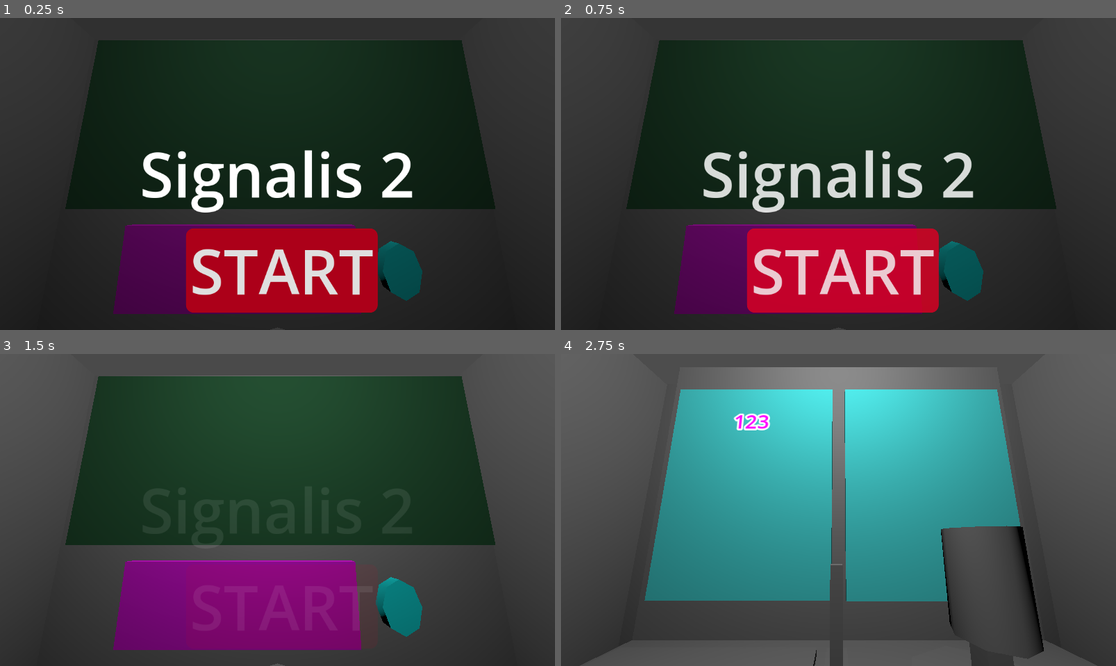
Above: before the commit, frames 1-4 (two rows, left to right).
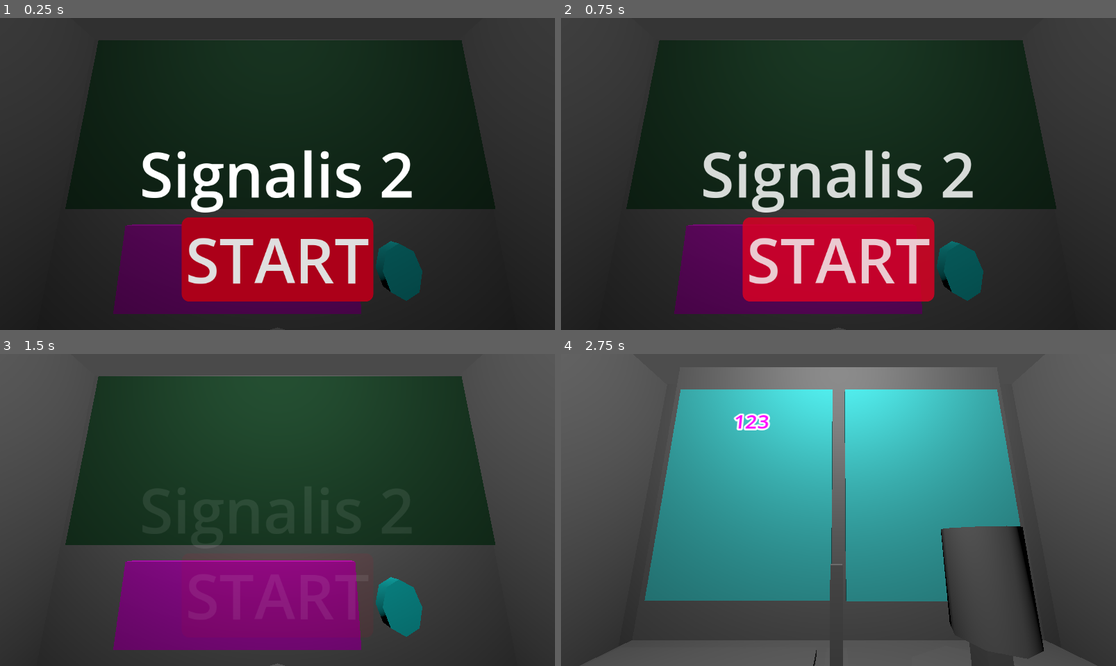
Above: after the commit, the same moments.

Repository: YamatoDev/L-Week-Project-2025
Game: Godot game, scene res://room.tscn
Two runs of this game, one before a commit and one after it. Both use one fixed random seed, a clock stepped at 60 frames per second and the inputs below.
Inputs (mouse positions are in pixels of both pictures, inside the frame that each line leads up to):
- Up to frame 1 (0.25 s): no input
- Up to frame 2 (0.75 s): click "START" at 0.5 s
- Up to frame 3 (1.5 s): click "START" at 1.25 s
- Up to frame 4 (2.75 s): tap Enter at 2 s; move the mouse to (960, 494) at 2.02 s; hold Tab (change_cam) from 2.03 s (still down); click (960, 494) at 2.17 s

The runs differ from the first frame. In frame 1, 6.2% of the frame differs, in the area x 25-75%, y 42-95%; in frame 2, 6.1%; in frame 3, less than 0.1%; in frame 4, nothing differs.

Commit message:
Slight fix for the Menu UI
This fix is temporary. Adds scaling to fix resolution issues.

Diff:
--- a/menu_screen.tscn
+++ b/menu_screen.tscn
@@ -79,47 +79,51 @@
 [node name="black_bg" type="ColorRect" parent="."]
 self_modulate = Color(1, 1, 1, 0.368627)
 layout_mode = 1
-anchors_preset = 8
-anchor_left = 0.5
-anchor_top = 0.5
-anchor_right = 0.5
-anchor_bottom = 0.5
-offset_left = -587.0
-offset_top = -332.0
-offset_right = -547.0
-offset_bottom = -292.0
+anchors_preset = 15
+anchor_right = 1.0
+anchor_bottom = 1.0
 grow_horizontal = 2
 grow_vertical = 2
 scale = Vector2(29.3889, 16.7101)
 color = Color(0, 0, 0, 1)
+metadata/_edit_use_anchors_ = true
 
 [node name="title" type="Label" parent="."]
 layout_mode = 1
-anchors_preset = -1
-anchor_left = 0.251736
-anchor_top = 0.364969
-anchor_right = 0.747082
-anchor_bottom = 0.635031
-offset_right = 1.36194
+anchors_preset = 15
+anchor_right = 1.0
+anchor_bottom = 1.0
 grow_horizontal = 2
 grow_vertical = 2
 scale = Vector2(0.997619, 1)
 theme_override_font_sizes/font_size = 128
 text = "Signalis 2"
+horizontal_alignment = 1
+vertical_alignment = 1
 metadata/_edit_use_anchors_ = true
 
 [node name="Button" type="Button" parent="."]
-layout_mode = 0
-offset_left = 394.0
-offset_top = 437.0
-offset_right = 776.0
-offset_bottom = 612.0
+layout_mode = 1
+anchors_preset = -1
+anchor_left = 0.5
+anchor_top = 0.639
+anchor_right = 0.5
+anchor_bottom = 0.639
+offset_left = -191.0
+offset_top = -0.072052
+offset_right = 191.0
+offset_bottom = 174.928
+grow_horizontal = 2
+grow_vertical = 0
+size_flags_horizontal = 4
+size_flags_vertical = 8
 theme_override_font_sizes/font_size = 128
 theme_override_styles/focus = SubResource("StyleBoxEmpty_tuusc")
 theme_override_styles/hover = SubResource("StyleBoxFlat_ylmtb")
 theme_override_styles/pressed = SubResource("StyleBoxFlat_tuusc")
 theme_override_styles/normal = SubResource("StyleBoxFlat_iefc8")
 text = "START"
+metadata/_edit_use_anchors_ = true
 
 [node name="fade_to_black" type="AnimationPlayer" parent="."]
 libraries = {
--- a/room.tscn
+++ b/room.tscn
@@ -24,7 +24,7 @@
 albedo_color = Color(0.32549, 1, 1, 1)
 
 [node name="room" type="Node3D"]
-process_mode = 1
+process_mode = 3
 
 [node name="Camera3D" type="Camera3D" parent="."]
 transform = Transform3D(-4.37114e-08, -0.165048, -0.986286, 0, 0.986286, -0.165048, 1, -7.21446e-09, -4.31119e-08, 0.144829, 1.25, 0)
--- a/scripts/game_id_manager.gd
+++ b/scripts/game_id_manager.gd
@@ -24,7 +24,7 @@
 	#stores current GAME_ID to USER://ID_DATA.CFG
 	_save_prev_id(game_id)
 
-#loads PREV_ID. If ID_DATA.CFG doesn't exist, return invalid (-1)
+#loads PREV_ID. If ID_DATA.CFG doesn't exist, this won't do anything
 func _load_prev_id() -> int:
 	var saved_game_id = ConfigFile.new()
 	if saved_game_id.load("user://id_data.cfg") == OK:
